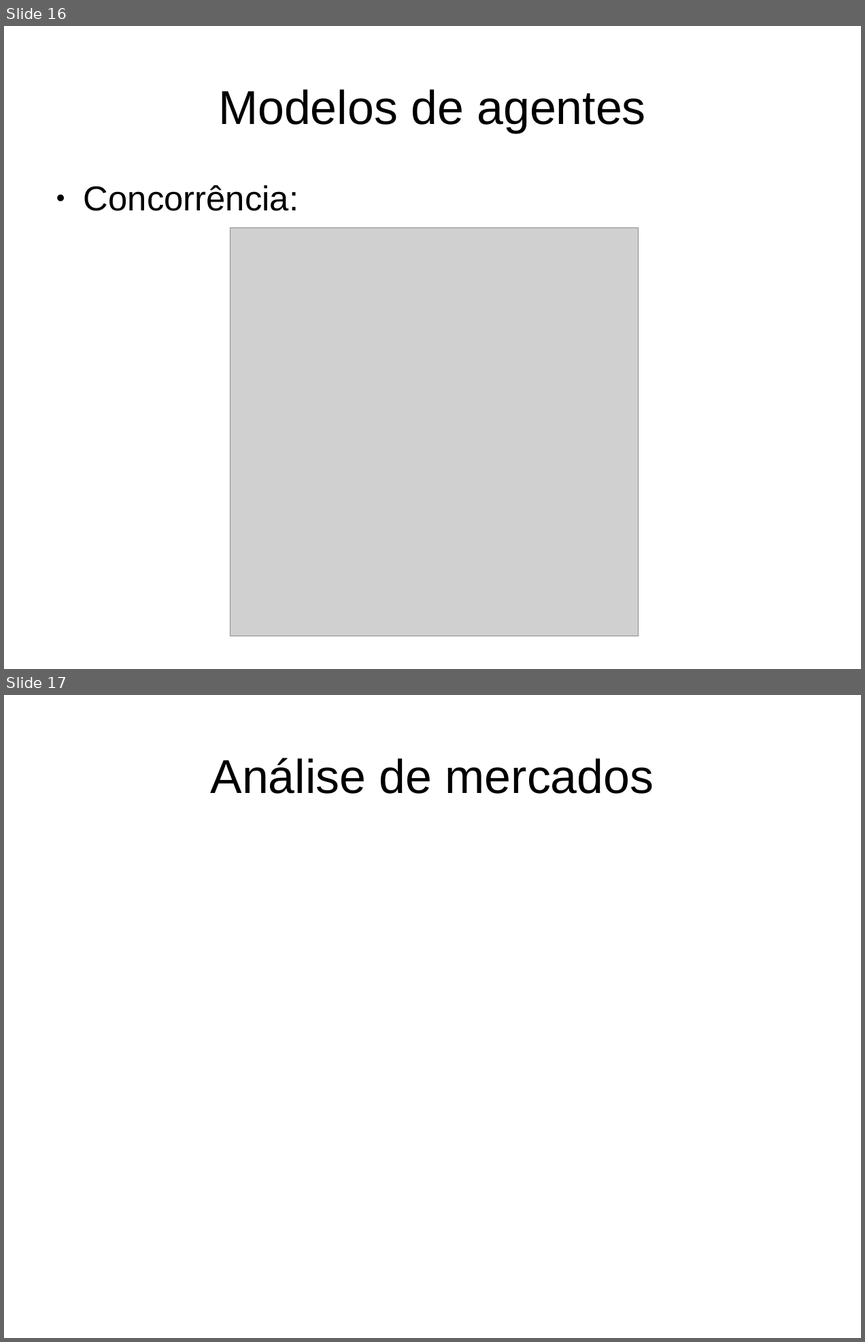
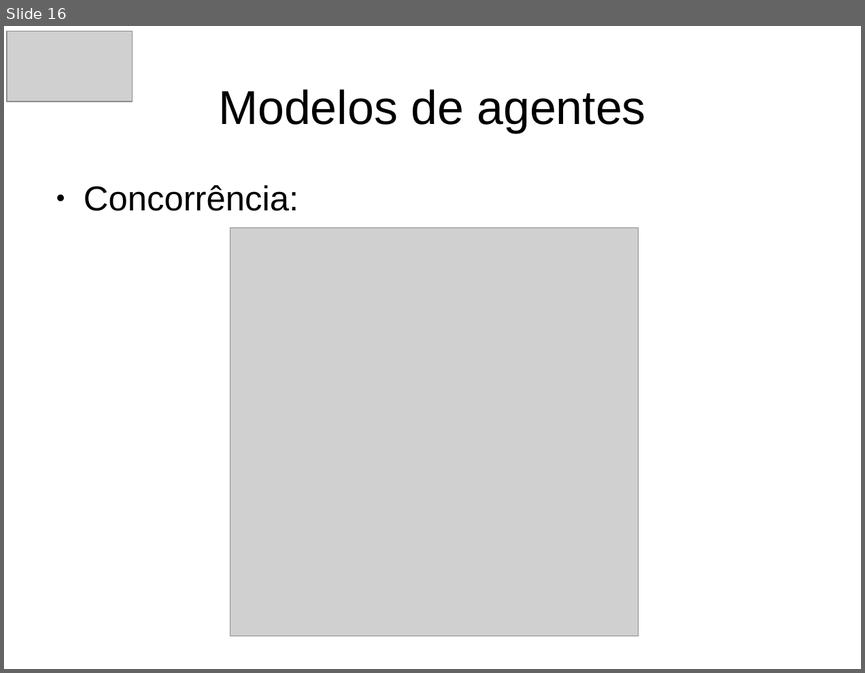
Before and after one commit to alexbprr/agent_modelling, a slide deck: Apresentacao_Marluvas/Marluvas_apresentacao_v2.odp. Shown one above the other, each under a label of ours: slides 16 and 17 before the commit, slide 16 after it. The pictures are 865x1342 and 865x673 pixels, drawn with LibreOffice and Linux fonts; fonts in the diff are those of the drawing; grey boxes stand for pictures. Boxes give left, top, right and bottom in pixels: in the first picture for what was removed or moved away, otherwise in the second. Text is boxed around its words. In the diff, an @@ line names an element or a change of style, - is before the commit and + after.

```diff
--- a/Apresentacao_Marluvas/Marluvas_apresentacao_v2.odp
+++ b/Apresentacao_Marluvas/Marluvas_apresentacao_v2.odp
@@ slide 17 removed at <box>4,695,861,1338</box>, background #FFFFFF @@
@@ title removed at <box>211,758,654,794</box> @@
-Análise de mercados
@@ slide 16 changed as well @@
@@ picture added at <box>7,31,133,101</box> @@
```
Also in this commit, not shown: 14 other slides changed, 1 slide added.
